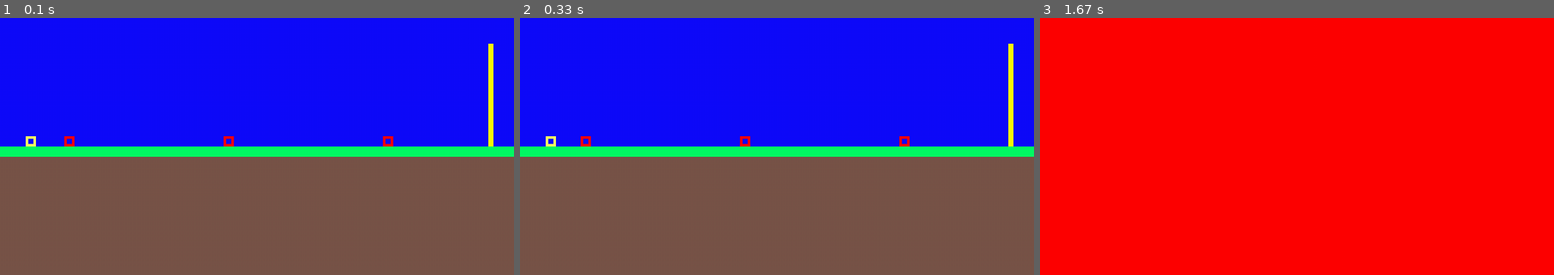
Above: before the commit, frames 1-3 (left to right).
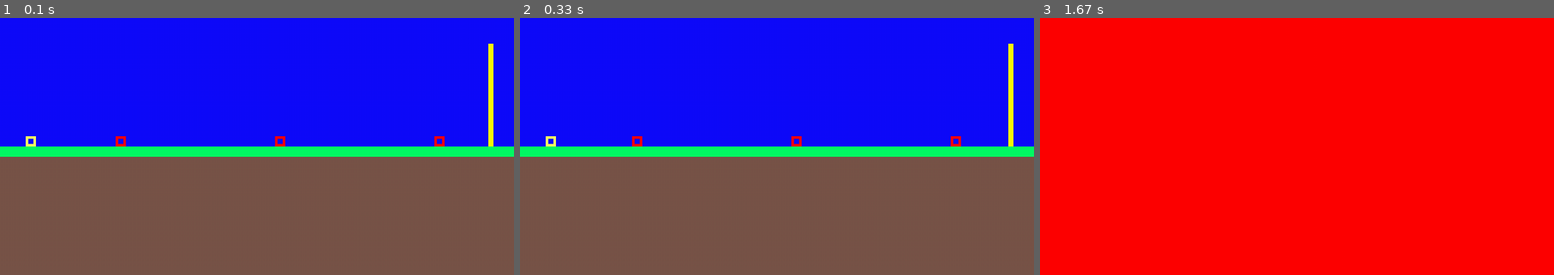
Above: after the commit, the same moments.

Repository: GeekIncDino/PythonGame
Game: pygame game, started from Game/pygame.py
Same seed, same stepped clock (60 frames per second), same inputs: the game is played once before the commit and once after it.
Inputs:
- Up to frame 1 (0.1 s): no input
- Up to frame 2 (0.33 s): no input
- Up to frame 3 (1.67 s): hold Right 0.33-0.8 s

The runs differ from the first frame. In frame 1, 0.4% of the frame differs, in the area x 12-87%, y 46-50%; in frame 2, 0.4%, in the area x 11-86%, y 46-50%; in frame 3, nothing differs.

Commit message:
Update pygame.py

Diff:
--- a/Game/pygame.py
+++ b/Game/pygame.py
@@ -45,7 +45,7 @@
 
 class mush:
 	def __init__ (self,x,num):
-		self.x = x+num*300+100
+		self.x = x+num*300+200
 		self.num=num
 
 	def move(self):
